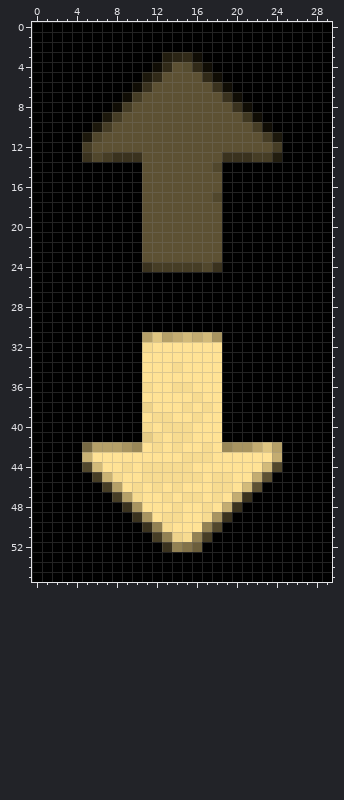
File history of a pixel-art sprite, assets/336x384-gts-4-mini/th_TH/Page/down.png. That is the earlier state.
The file is 30x56 pixels. Colours within 5 levels of each other are drawn and written as one.
And afterwards:
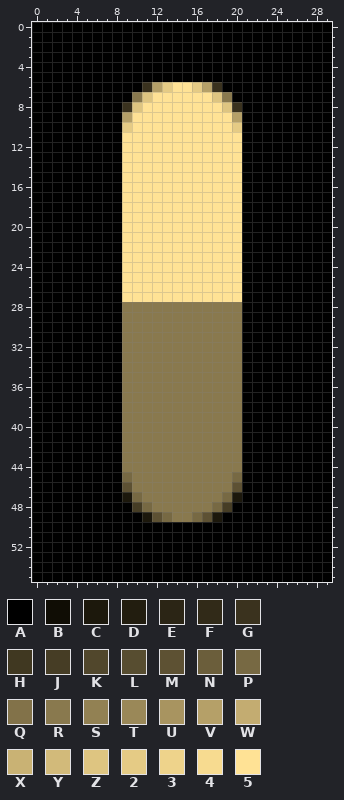
Palette (. is transparent): A #000000  B #100d05  C #1c180c  D #221d0f  E #2b2515  F #312a18  G #3a321e  H #403821  J #463d25  K #51472c  L #574d30  M #5d5133  N #6b5e3b  P #776943  Q #827249  R #89794e  S #928153  T #9a8858  U #a89460  V #b5a068  W #c3ac71  X #c9b274  Y #d2ba7a  Z #dec581  2 #e5cb85  3 #eed38b  4 #f7db90  5 #ffe295
Edits made:
y 3: x 13..16 DEFB -> AAAA
y 4: x 12..17 BFMLFB -> AAAAAA
y 5: x 11..18 CFMMMMFB -> AAAAAAAA
y 6: x 10 B -> A; x 12..17 MMMMMM -> V2552V; x 19 B -> A
y 7: x 9..20 BJMMMMMMMMGB -> ARZ555555ZRA
y 8: x 8..19 BJMMMMMMMMMM -> AGZ55555555Z; x 21 B -> A
y 9: x 7..22 CJMMMMMMMMMMMMHB -> AAV5555555555VAA
y 10: x 6..23 CJMMMMMMMMMMMMMMJB -> AAA255555555552AAA
y 11: x 5..24 CKMMMMMMMMMMMMMMMMJC -> AAAA555555555555AAAA
y 12: x 5..24 JMMMMMMMMMMMMMMMMMMJ -> AAAA555555555555AAAA
y 13: x 5..24 GKJGGGMMMMMMMMGGGJJD -> AAAA555555555555AAAA
y 14: x 9..20 AAMMMMMMMKAA -> 555555555555
y 15..16: x 9..20 AAMMMMMMMMAA -> 555555555555
y 17: x 9..20 AAMMMMMMMKAA -> 555555555555
y 18..23: x 9..20 AAMMMMMMMMAA -> 555555555555
y 24: x 9..20 AAGJJJJJKGAA -> 555555555555
y 25..27: x 9..20 AAAAAAAAAAAA -> 555555555555
y 28..30: x 9..20 AAAAAAAAAAAA -> RRRRRRRRRRRR
y 31: x 9..20 AAVZVWYWYUAA -> RRRRRRRRRRRR
y 32: x 9..20 AA45555555AA -> RRRRRRRRRRRR
y 33: x 9..20 AA55555555AA -> RRRRRRRRRRRR
y 34: x 9..20 AA55545555AA -> RRRRRRRRRRRR
y 35: x 9..20 AA55555555AA -> RRRRRRRRRRRR
y 36: x 9..20 AA45544555AA -> RRRRRRRRRRRR
y 37: x 9..20 AA55555455AA -> RRRRRRRRRRRR
y 38: x 9..20 AA35554545AA -> RRRRRRRRRRRR
y 39: x 9..20 AA54455455AA -> RRRRRRRRRRRR
y 40: x 9..20 AA45444555AA -> RRRRRRRRRRRR
y 41: x 9..20 AA24544555AA -> RRRRRRRRRRRR
y 42: x 5..24 PVVVUT54545545TUUWZV -> AAAARRRRRRRRRRRRAAAA
y 43: x 5..24 X555555555444555555W -> AAAARRRRRRRRRRRRAAAA
y 44: x 5..24 KY5545444445555555YK -> AAAARRRRRRRRRRRRAAAA
y 45: x 6..23 JX45544444454455WM -> AAAPRRRRRRRRRRPAAA
y 46: x 7..22 JV545454555445YM -> AAMRRRRRRRRRRMAA
y 47: x 8..21 JV4554544545WG -> ACPRRRRRRRRPCA
y 48: x 9..20 GU55545545WG -> AJPRRRRRRPJA
y 49: x 10..19 GU544554UG -> ACMPRRPMCA
y 50: x 11..18 GS4555SK -> AAAAAAAA
y 51: x 12..17 JS34SJ -> AAAAAA
y 52: x 13..16 GSQN -> AAAA
